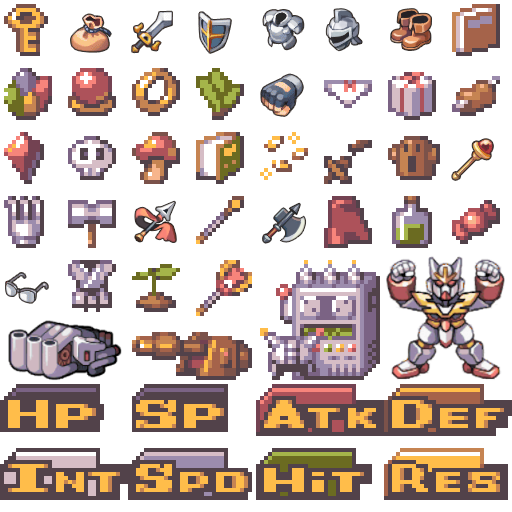
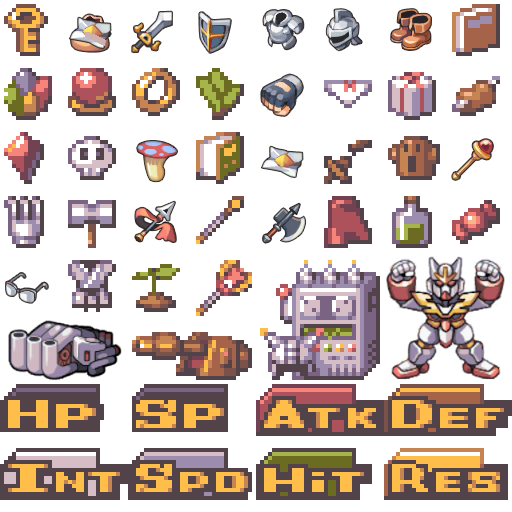
Layer changes from the first w=512, h=512 image to the second:
added layer "Pasted Layer #1" above "Item" over (x1=68, y1=16, x2=112, y2=49)
added layer "Dust" above "Dust (old)" over (x1=260, y1=145, x2=304, y2=178)
added layer "Mushroom" above "Mushroom (old)" over (x1=136, y1=140, x2=178, y2=183)
painted on "Menu_Icons.png" over (x1=132, y1=132, x2=308, y2=184)
